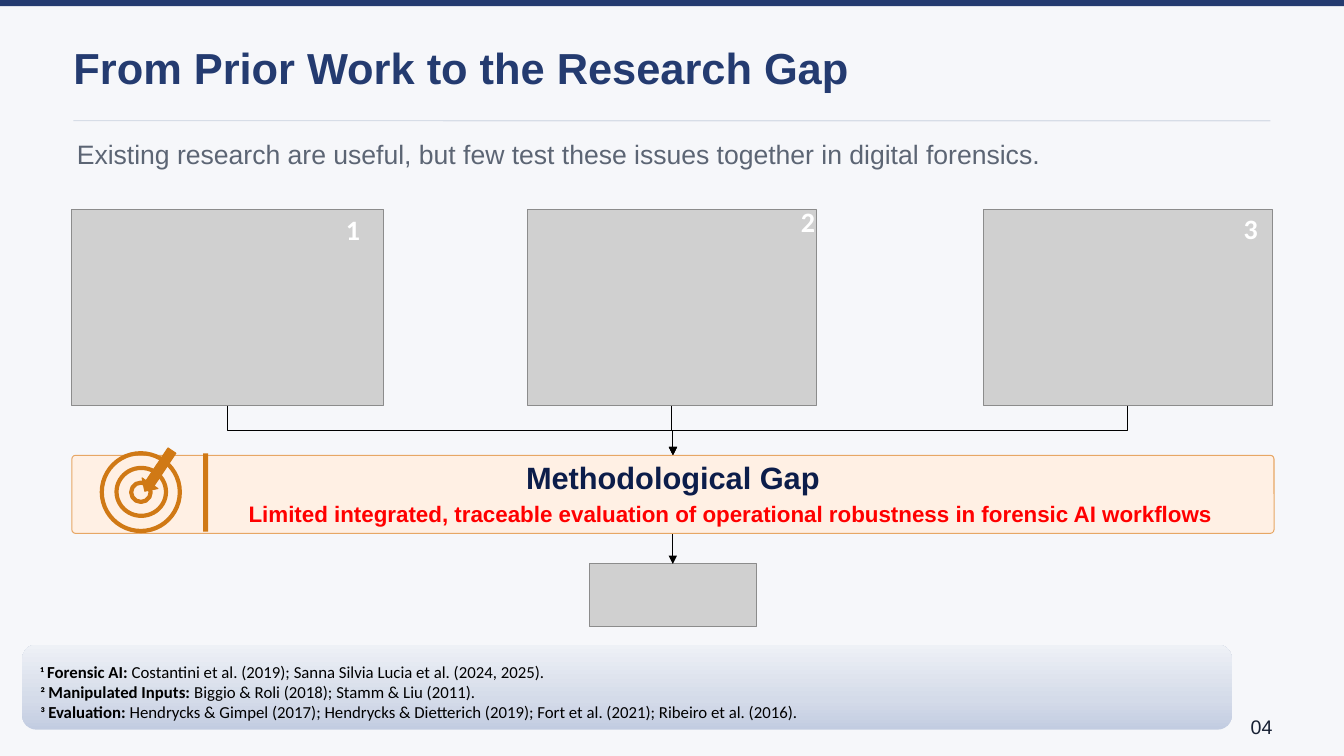
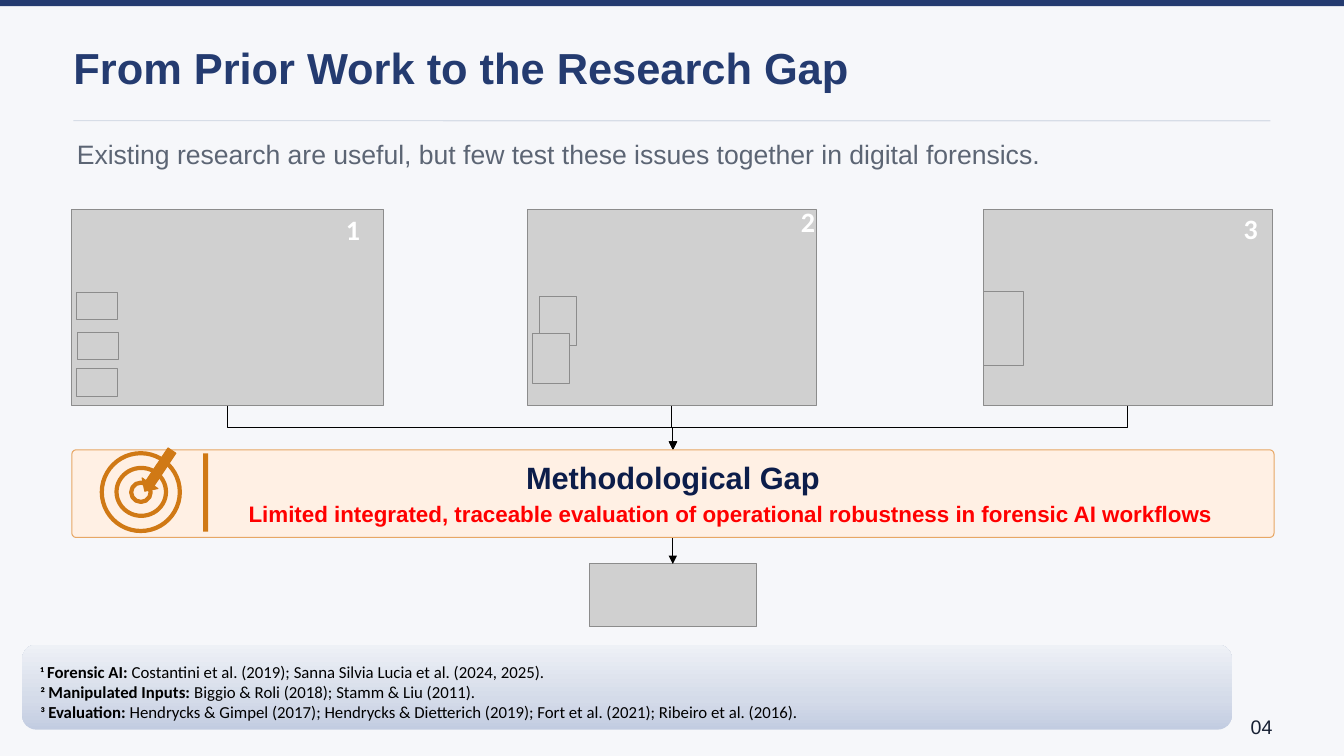
Before and after one commit to lmolinario/Molinario_Thesis_Defense_2026, a slide deck: slide 4 of Molinario_Thesis_Defense_2026.pptx. Drawn at 1344x756 pixels with LibreOffice and Linux fonts; fonts in the diff are those of the drawing; grey boxes stand for pictures. Boxes give left, top, right and bottom in pixels: in the first picture for what was removed or moved away, otherwise in the second. Text is boxed around its words. In the diff, an @@ line names an element or a change of style, - is before the commit and + after.

```diff
--- a/Molinario_Thesis_Defense_2026.pptx
+++ b/Molinario_Thesis_Defense_2026.pptx
@@ picture added at [77, 292, 118, 320] @@
@@ picture added at [540, 296, 578, 346] @@
@@ picture added at [984, 291, 1024, 365] @@
@@ picture added at [78, 333, 119, 360] @@
@@ picture added at [532, 334, 570, 383] @@
@@ picture added at [77, 369, 118, 396] @@
@@ elbow arrow moved from (228, 405) - (674, 456) to (228, 405) - (674, 450) @@
@@ elbow arrow moved from (673, 405) - (674, 456) to (673, 405) - (674, 450) @@
@@ elbow arrow moved from (1128, 405) - (674, 456) to (1128, 405) - (674, 450) @@
@@ rounded rectangle: place and size @@
-rounded rectangle at [72, 456, 1274, 534]
+rounded rectangle at [72, 450, 1274, 537]
@@ elbow arrow moved from (674, 533) - (673, 564) to (674, 537) - (673, 564) @@
```
Also in this commit, not shown: 11 other slides changed.
